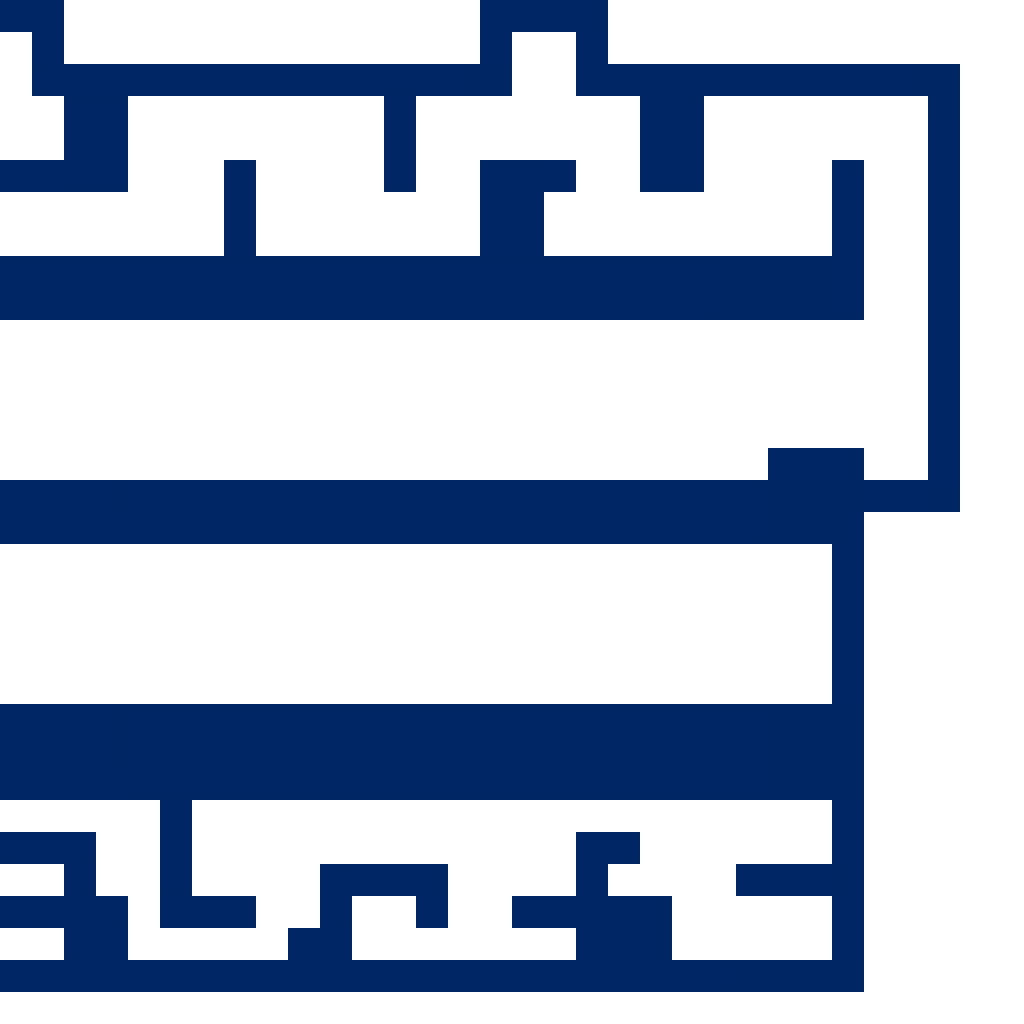
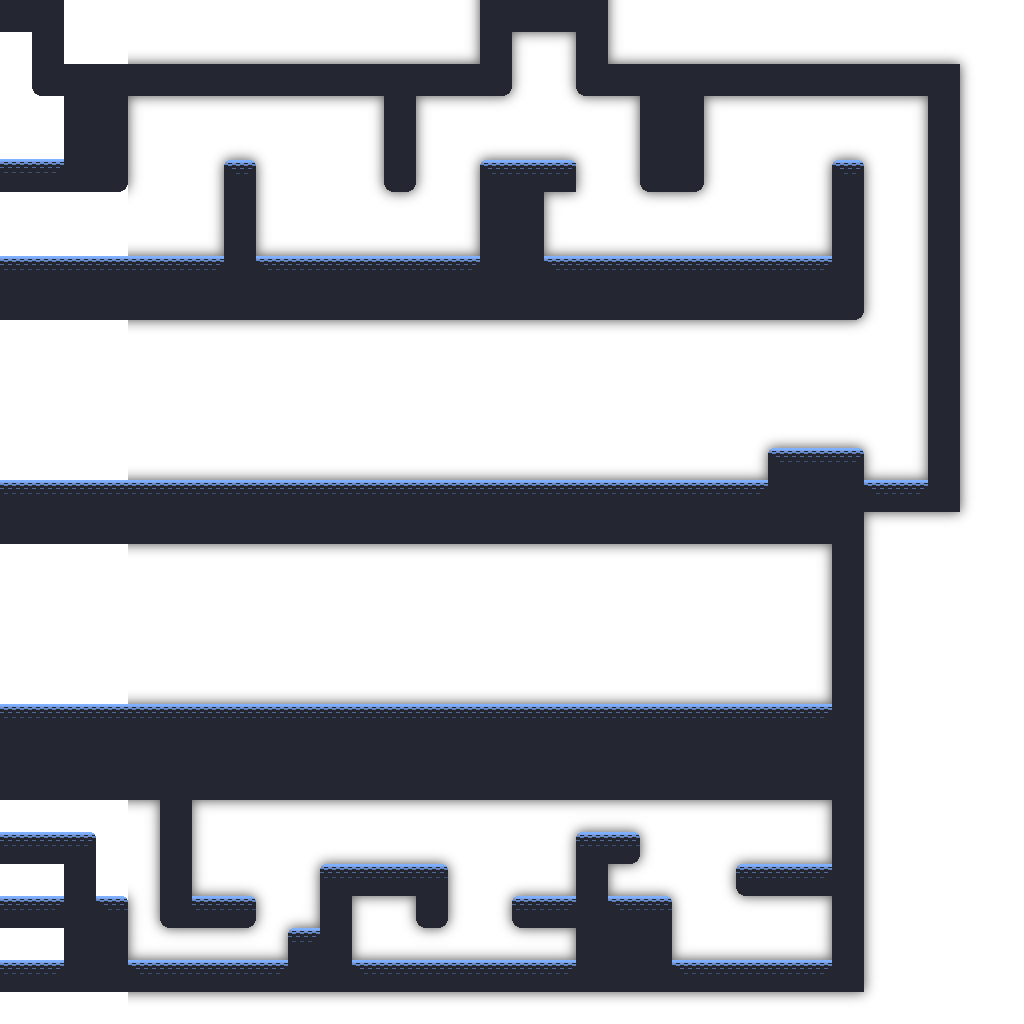
Two versions of the same layered image (1024 × 1024). Layer-by-layer changes:
added layer "Layer 8 copy" above "Layer 8 copy 2" over [0, 0, 960, 992]
added layer "Layer 8 copy 2" (40%) above "Layer 8" over [128, 0, 974, 1006]
"Layer 8": opacity 100% → 40%, painted on it over [0, 0, 973, 1005]
